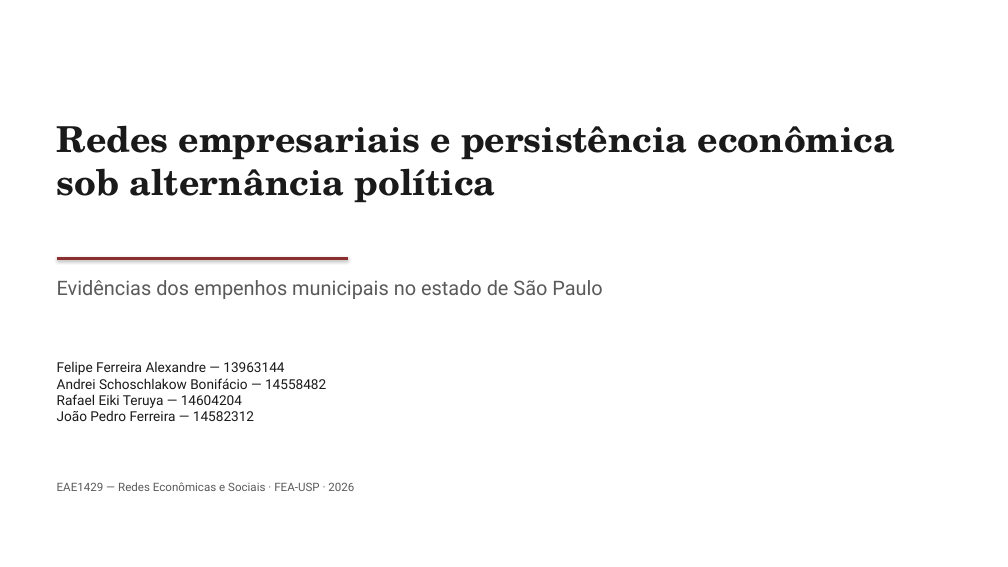
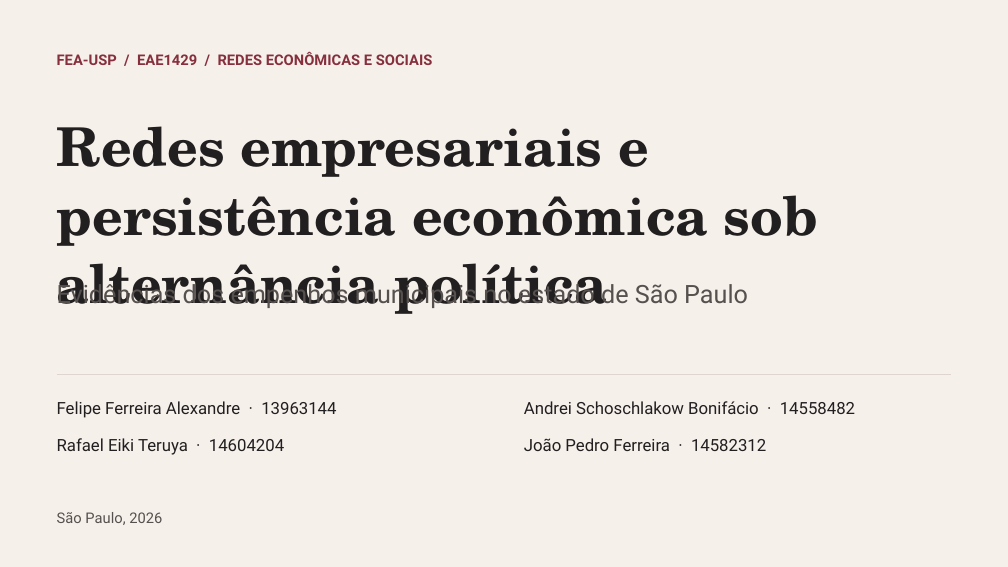
Before and after one commit to rafaelt0/redes-empresariais-alternancia-politica, a slide deck: slide 1 of output/deck.pptx. Drawn at 1008x567 pixels with LibreOffice and Linux fonts; fonts in the diff are those of the drawing. Boxes give left, top, right and bottom in pixels: in the first picture for what was removed or moved away, otherwise in the second. Text is boxed around its words. In the diff, an @@ line names an element or a change of style, - is before the commit and + after.

Commit message:
feat: redesenhar o deck e o guia de fala com falas de 9 minutos
- Novos títulos de slide em forma de pergunta/achado e layout editorial com seções e rodapés
- Guia de fala reescrito com tempo acumulado, bloco "Na fala" e apoio "Se perguntarem"
- Gráficos de contraste com pontos e ICs editáveis em escala comum por distância
- Ajustes na leitura de sensibilidades e testes atualizados; deck e guia regenerados

```diff
--- a/output/deck.pptx
+++ b/output/deck.pptx
@@ background #FFFFFF to #F6F0EB @@
@@ text at (x1=57, y1=51, x2=433, y2=65): text changed; size 11 to 14 pt; text colour #5A5A5A to #862F3D; bold on @@
-EAE1429 — Redes Econômicas e Sociais · FEA-USP · 2026
+FEA-USP / EAE1429 / REDES ECONÔMICAS E SOCIAIS
@@ text "Redes empresariais e persistência econômica ..." at (x1=57, y1=126, x2=818, y2=314): size 34 to 51 pt, text colour #1A1A1A to #221F20; line spacing 1 to 1.06 @@
@@ line removed from (57, 259) to (348, 259) @@
@@ text "Evidências dos empenhos municipais no ..." at (x1=57, y1=280, x2=748, y2=309): size 19 to 24 pt, text colour #5A5A5A to #56504E; line spacing 1 to 1.06 @@
@@ text removed at (x1=57, y1=361, x2=326, y2=421) @@
-Felipe Ferreira Alexandre — 13963144
-Andrei Schoschlakow Bonifácio — 14558482
-Rafael Eiki Teruya — 14604204
-João Pedro Ferreira — 14582312
@@ line added from (57, 375) to (951, 375), #DFD5CE 0.9 pt @@
@@ text added at (x1=57, y1=401, x2=336, y2=418), 16 pt, text #221F20 @@
+Felipe Ferreira Alexandre · 13963144
@@ text added at (x1=524, y1=401, x2=855, y2=414), 16 pt, text #221F20 @@
+Andrei Schoschlakow Bonifácio · 14558482
@@ text added at (x1=57, y1=438, x2=284, y2=455), 16 pt, text #221F20 @@
+Rafael Eiki Teruya · 14604204
@@ text added at (x1=524, y1=438, x2=766, y2=451), 16 pt, text #221F20 @@
+João Pedro Ferreira · 14582312
@@ text added at (x1=57, y1=512, x2=162, y2=525), 14 pt, text #56504E @@
+São Paulo, 2026
```
Also in this commit, not shown: 11 slides added, 11 slides removed, 5 other files.
